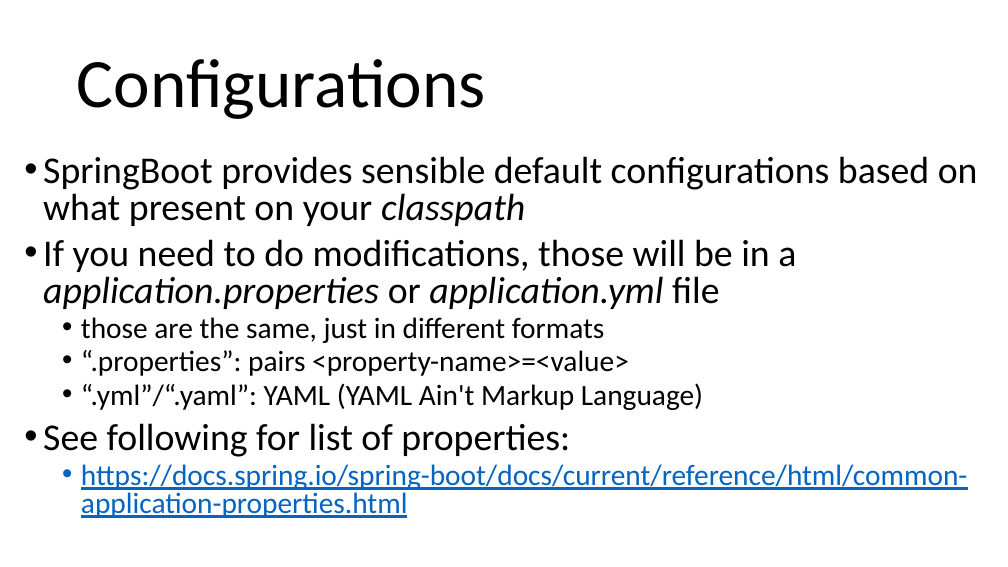
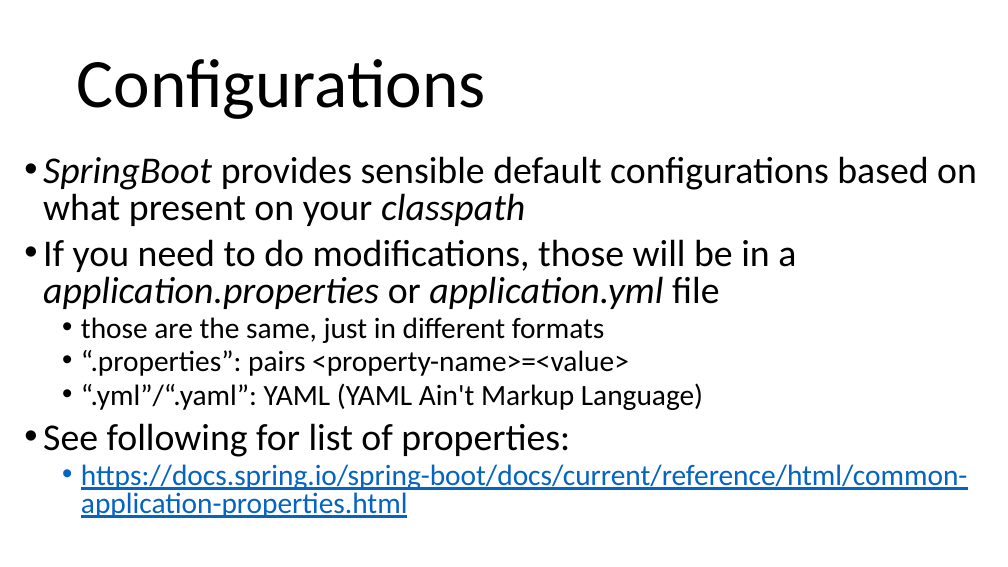
Before and after one commit to arcuri82/testing_security_development_enterprise_systems, a slide deck: slide 14 of doc/intro/slides/lesson_08_spring.pptx. Drawn at 1008x567 pixels with LibreOffice and Linux fonts; fonts in the diff are those of the drawing. Boxes give left, top, right and bottom in pixels: in the first picture for what was removed or moved away, otherwise in the second. Text is boxed around its words. In the diff, an @@ line names an element or a change of style, - is before the commit and + after.

```diff
--- a/doc/intro/slides/lesson_08_spring.pptx
+++ b/doc/intro/slides/lesson_08_spring.pptx
@@ text at [43,156,977,226]: italic on in "SpringBoot" @@
```
Also in this commit, not shown: 2 other slides changed, 8 other files.
